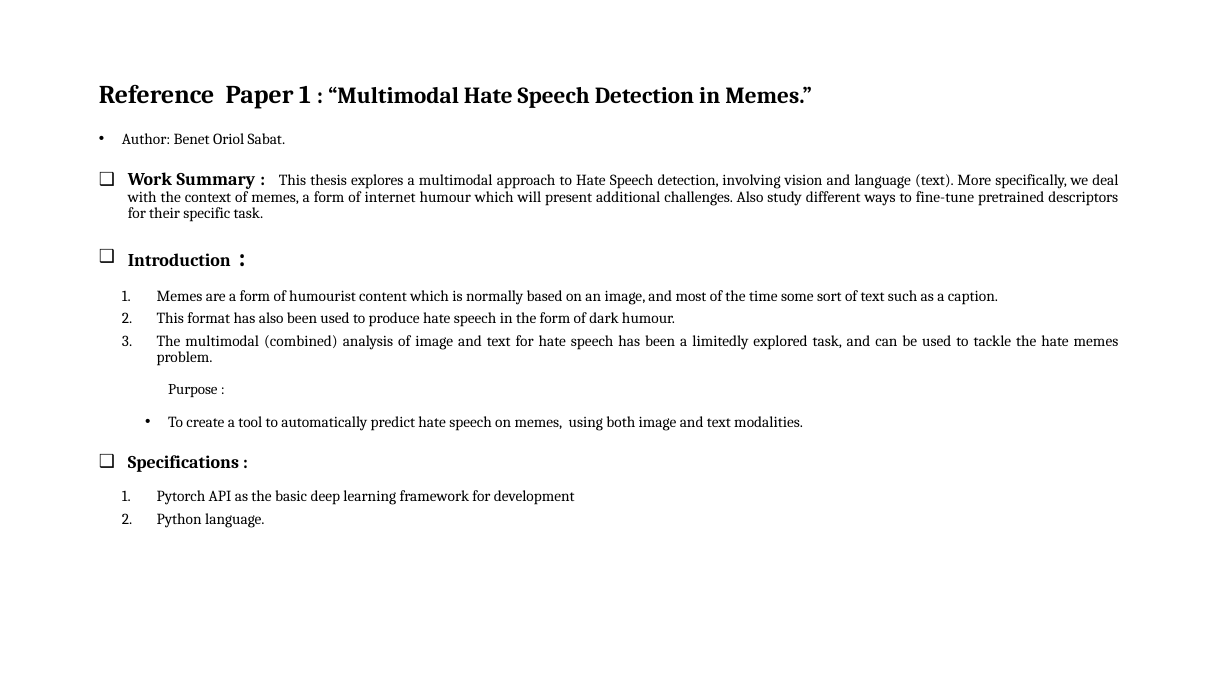
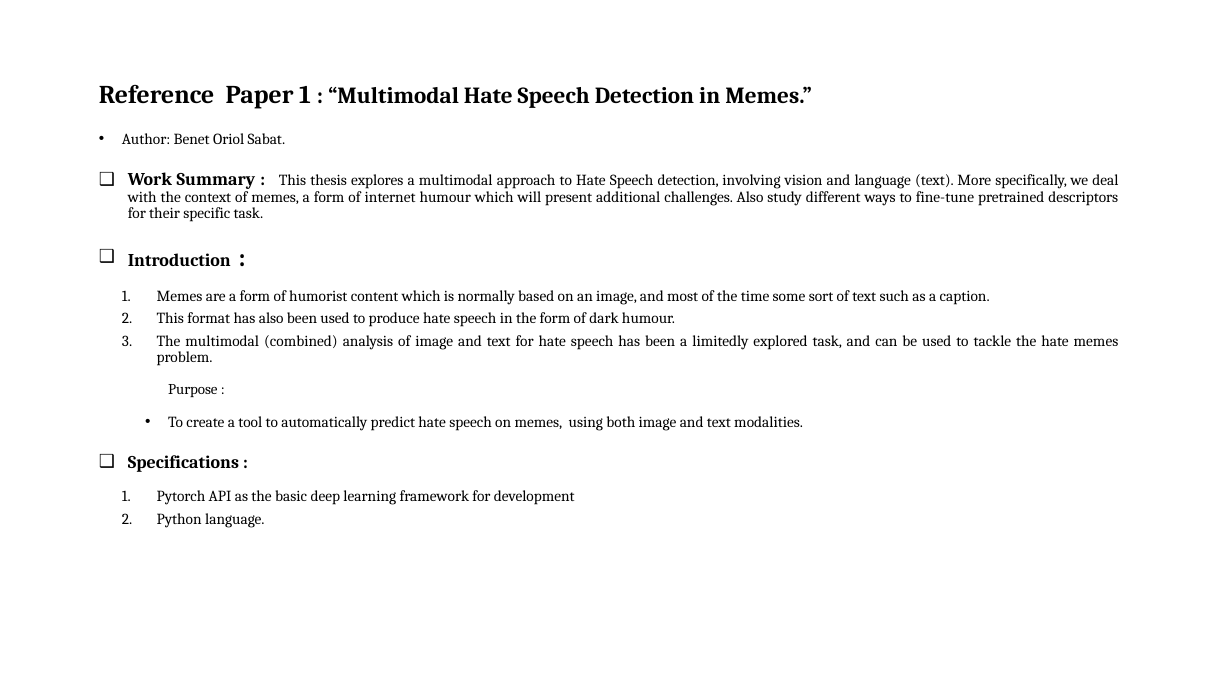
Before and after one commit to VarunBohara/Mini-Project-Documents, a slide deck: slide 6 of Literature Survey.pptx. Drawn at 1232x693 pixels with LibreOffice and Linux fonts; fonts in the diff are those of the drawing. Boxes give left, top, right and bottom in pixels: in the first picture for what was removed or moved away, otherwise in the second. Text is boxed around its words. In the diff, an @@ line names an element or a change of style, - is before the commit and + after.

```diff
--- a/Literature Survey.pptx
+++ b/Literature Survey.pptx
@@ text at (157, 290, 990, 305): text changed @@
-  1. Memes are a form of humourist content which is normally based on an image, and most of the time some sort of text such as a caption.
+  1. Memes are a form of humorist content which is normally based on an image, and most of the time some sort of text such as a caption.
```
Also in this commit, not shown: 7 other slides changed.
